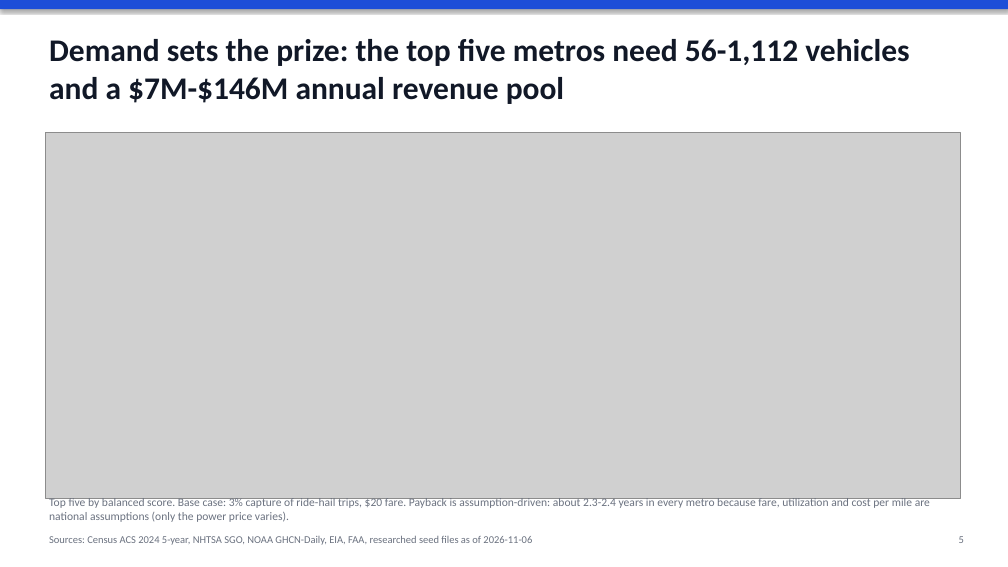
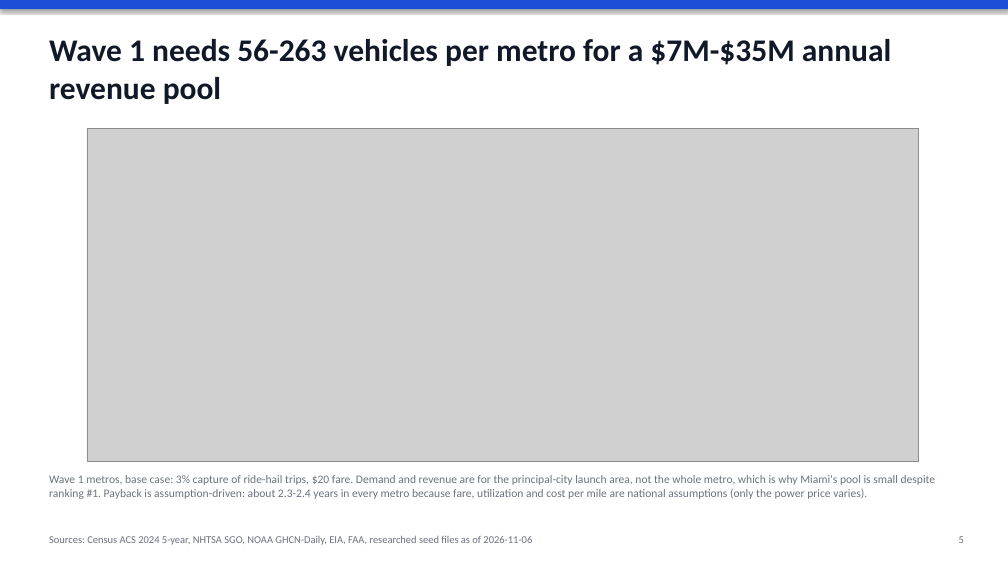
Before and after one commit to jmayank574/av-expansion-strategy, a slide deck: slide 5 of reports/deck.pptx. Drawn at 1008x567 pixels with LibreOffice and Linux fonts; fonts in the diff are those of the drawing; grey boxes stand for pictures. Boxes give left, top, right and bottom in pixels: in the first picture for what was removed or moved away, otherwise in the second. Text is boxed around its words. In the diff, an @@ line names an element or a change of style, - is before the commit and + after.

```diff
--- a/reports/deck.pptx
+++ b/reports/deck.pptx
@@ text at <box>49,39,891,104</box>: text changed @@
-Demand sets the prize: the top five metros need 56-1,112 vehicles and a $7M-$146M annual revenue pool
+Wave 1 needs 56-263 vehicles per metro for a $7M-$35M annual revenue pool
@@ picture: place and size @@
-picture at <box>45,132,960,498</box>
+picture at <box>87,129,919,461</box>
@@ text at <box>49,475,936,499</box>: text changed @@
-Top five by balanced score. Base case: 3% capture of ride-hail trips, $20 fare. Payback is assumption-driven: about 2.3-2.4 years in every metro because fare, utilization and cost per mile are national assumptions (only the power price varies).
+Wave 1 metros, base case: 3% capture of ride-hail trips, $20 fare. Demand and revenue are for the principal-city launch area, not the whole metro, which is why Miami's pool is small despite ranking #1. Payback is assumption-driven: about 2.3-2.4 years in every metro because fare, utilization and cost per mile are national assumptions (only the power price varies).
```
Also in this commit, not shown: 3 other slides changed, 6 other files.
